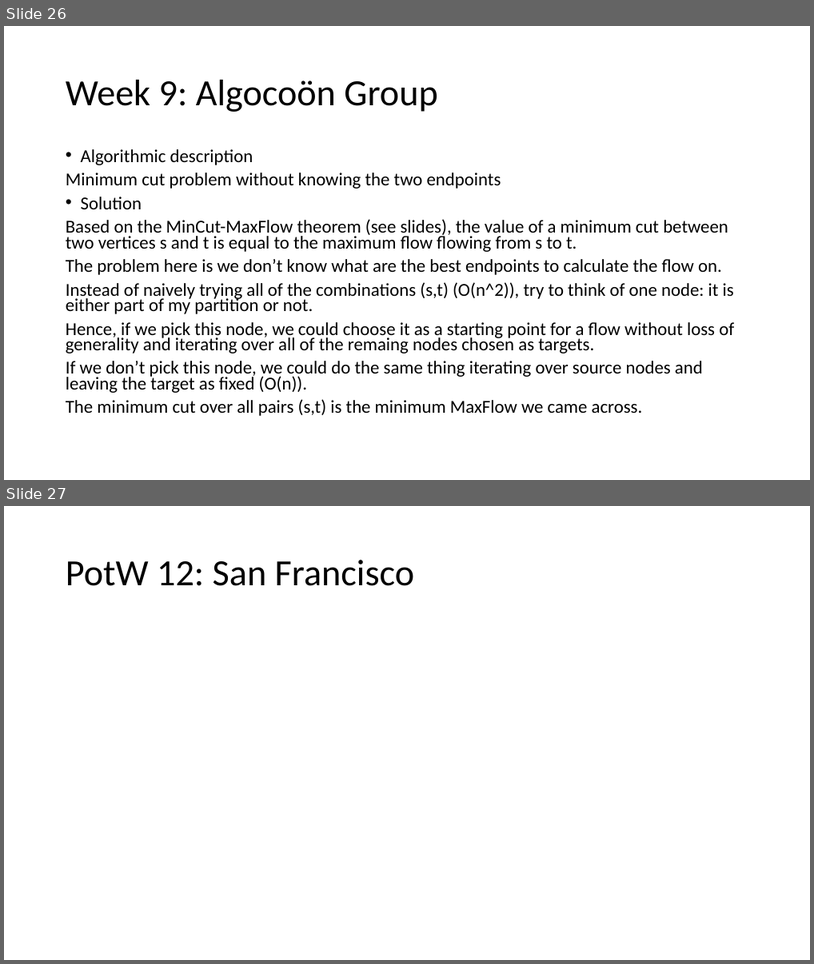
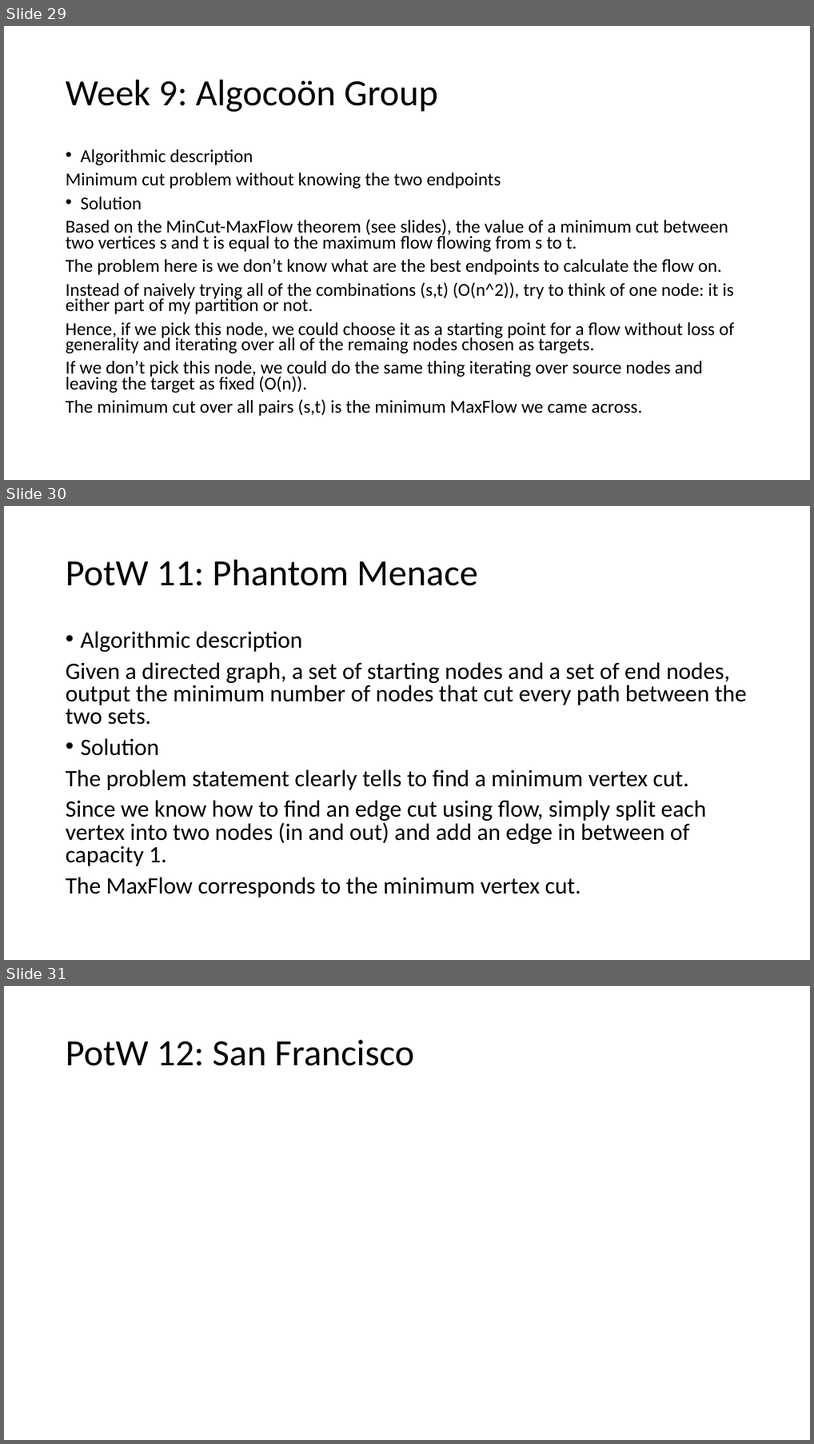
Before and after one commit to giacomocamposampiero/algolab, a slide deck: Recap.pptx. Shown one above the other, each under a label of ours: slides 26 and 27 before the commit, slides 29, 30 and 31 after it. The pictures are 814x964 and 814x1444 pixels, drawn with LibreOffice and Linux fonts; fonts in the diff are those of the drawing; grey boxes stand for pictures. Boxes give left, top, right and bottom in pixels: in the first picture for what was removed or moved away, otherwise in the second. Text is boxed around its words. In the diff, an @@ line names an element or a change of style, - is before the commit and + after.

```diff
--- a/Recap.pptx
+++ b/Recap.pptx
@@ slide 30 added at (4, 506, 810, 960), background #FFFFFF @@
@@ title added at (66, 560, 478, 586), 44 pt, text #000000 @@
+PotW 11: Phantom Menace
@@ text added at (66, 631, 747, 897), 28 pt, text #000000 @@
+• Algorithmic description
+Given a directed graph, a set of starting nodes and a set of end nodes, output the minimum number of nodes that cut every path between the two sets.
+• Solution
+The problem statement clearly tells to find a minimum vertex cut.
+Since we know how to find an edge cut using flow, simply split each vertex into two nodes (in and out) and add an edge in between of capacity 1.
+The MaxFlow corresponds to the minimum vertex cut.
@@ what was slide 26 is now slide 29 @@
@@ what was slide 27 is now slide 31 @@
```
Also in this commit, not shown: 3 other slides added, 6 other files.
